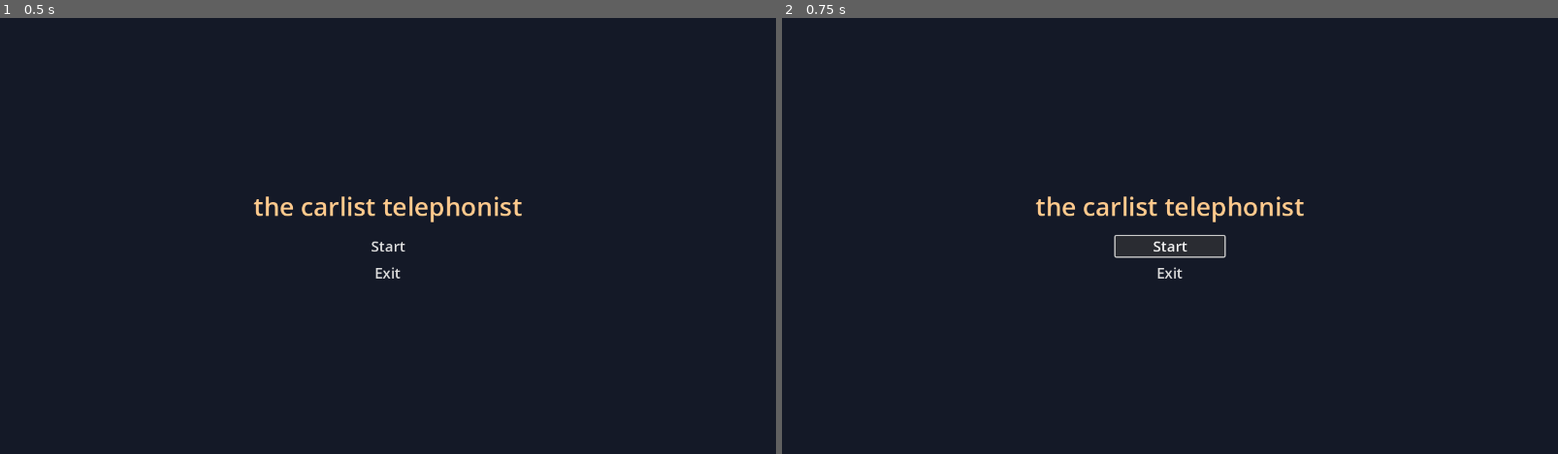
Above: before the commit, frames 1-2 (left to right).
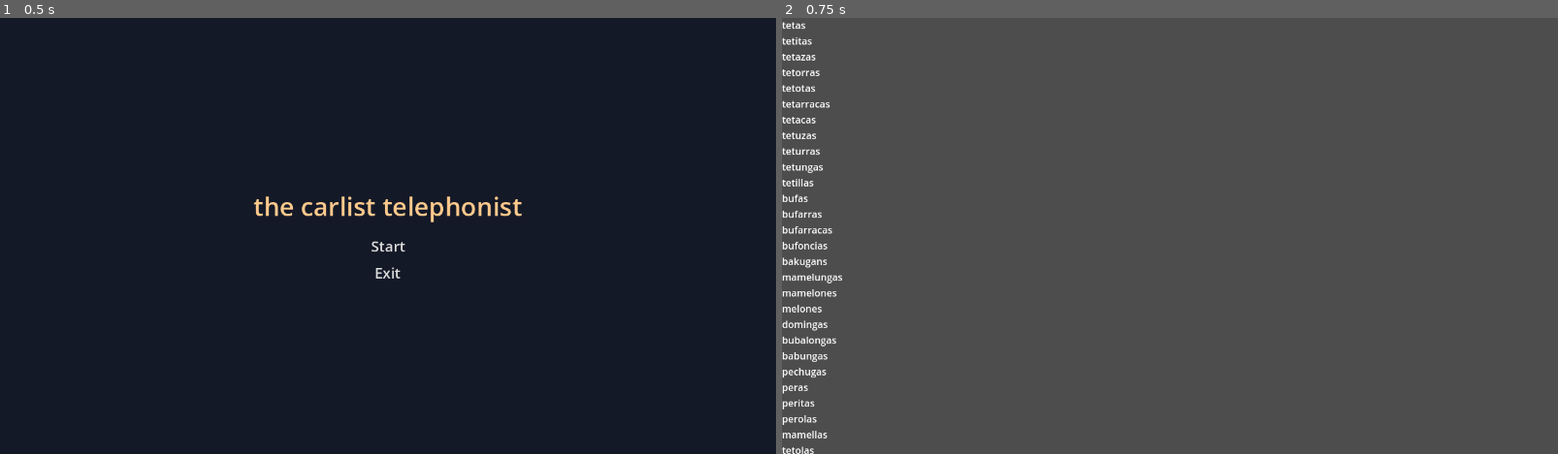
Above: after the commit, the same moments.

Repository: Andrga/ScreamJam
Game: Godot game, scene res://Scenes/MainMenu.tscn
Same seed, same stepped clock (60 frames per second), same inputs: the game is played once before the commit and once after it.
Inputs:
- Up to frame 1 (0.5 s): no input
- Up to frame 2 (0.75 s): click "Start" at 0.5 s

Frame 1 is identical in both runs. In frame 2, 100% of the frame differs, in the area x 0-100%, y 0-100%.

Commit message:
main menu

Diff:
--- a/scream-jam/Scenes/CyntristScene.tscn
+++ b/scream-jam/Scenes/CyntristScene.tscn
@@ -2,25 +2,37 @@
 
 [node name="CyntristScene" type="Node2D"]
 
-[node name="Background TextureRect" type="TextureRect" parent="."]
+[node name="CanvasLayer" type="CanvasLayer" parent="."]
+
+[node name="Background" type="TextureRect" parent="CanvasLayer"]
+visible = false
 offset_right = 40.0
 offset_bottom = 40.0
 
-[node name="Control" type="Control" parent="."]
+[node name="Backcolor" type="ColorRect" parent="CanvasLayer"]
+anchors_preset = 15
+anchor_right = 1.0
+anchor_bottom = 1.0
+grow_horizontal = 2
+grow_vertical = 2
+color = Color(0.0784314, 0.0980392, 0.152941, 1)
+metadata/_edit_use_anchors_ = true
+
+[node name="Control" type="Control" parent="CanvasLayer"]
 layout_mode = 3
 anchors_preset = 0
-offset_right = 40.0
-offset_bottom = 40.0
+metadata/_edit_use_anchors_ = true
 
-[node name="Start" type="Button" parent="Control"]
+[node name="Start" type="Button" parent="CanvasLayer/Control"]
 layout_mode = 2
 offset_left = 617.0
 offset_top = 344.0
 offset_right = 663.0
 offset_bottom = 375.0
 text = "Start"
+metadata/_edit_use_anchors_ = true
 
-[node name="Exit" type="Button" parent="Control"]
+[node name="Exit" type="Button" parent="CanvasLayer/Control"]
 layout_mode = 2
 offset_left = 622.0
 offset_top = 414.0
@@ -28,3 +40,4 @@
 offset_bottom = 445.0
 text = "Exit
 "
+metadata/_edit_use_anchors_ = true
--- a/scream-jam/Scenes/MainMenu.tscn
+++ b/scream-jam/Scenes/MainMenu.tscn
@@ -1,5 +1,6 @@
-[gd_scene load_steps=2 format=3 uid="uid://dyph5mqd443d5"]
+[gd_scene load_steps=3 format=3 uid="uid://dyph5mqd443d5"]
 
+[ext_resource type="Script" path="res://Scripts/main_menu.gd" id="1_d61cg"]
 [ext_resource type="StyleBox" uid="uid://ci153uwprdb5d" path="res://Styles/Buttons/new_style_box_flat.tres" id="1_pgaum"]
 
 [node name="MainMenu" type="Control"]
@@ -9,6 +10,7 @@
 anchor_bottom = 1.0
 grow_horizontal = 2
 grow_vertical = 2
+script = ExtResource("1_d61cg")
 
 [node name="Backcolor" type="ColorRect" parent="."]
 layout_mode = 1
--- /dev/null
+++ b/scream-jam/Scenes/TestScene.tscn
@@ -0,0 +1,36 @@
+[gd_scene format=3 uid="uid://whxja3o8nmc6"]
+
+[node name="GameScene" type="Node2D"]
+
+[node name="Label" type="Label" parent="."]
+offset_right = 40.0
+offset_bottom = 23.0
+text = "tetas
+tetitas
+tetazas
+tetorras
+tetotas
+tetarracas
+tetacas
+tetuzas
+teturras
+tetungas
+tetillas
+bufas
+bufarras
+bufarracas
+bufoncias
+bakugans
+mamelungas
+mamelones
+melones
+domingas
+bubalongas
+babungas
+pechugas
+peras
+peritas
+perolas
+mamellas
+tetolas
+gemelas"
--- /dev/null
+++ b/scream-jam/Scripts/main_menu.gd
@@ -0,0 +1,22 @@
+class_name MainMenu
+extends Control
+
+@onready var start_button: Button = $MarginContainer/VBoxContainer/Start as Button
+@onready var exit_button: Button = $MarginContainer/VBoxContainer/Exit as Button
+@onready var test_scene = preload("res://Scenes/TestScene.tscn")
+
+# Called when the node enters the scene tree for the first time.
+func _ready() -> void:
+	start_button.button_down.connect(_on_start_down)
+	exit_button.button_down.connect(_on_exit_down)
+
+
+# Called every frame. 'delta' is the elapsed time since the previous frame.
+#func _process(delta: float) -> void:
+	#pass
+
+func _on_start_down() -> void:
+	get_tree().change_scene_to_packed(test_scene)
+
+func _on_exit_down() -> void:
+	get_tree().quit();
